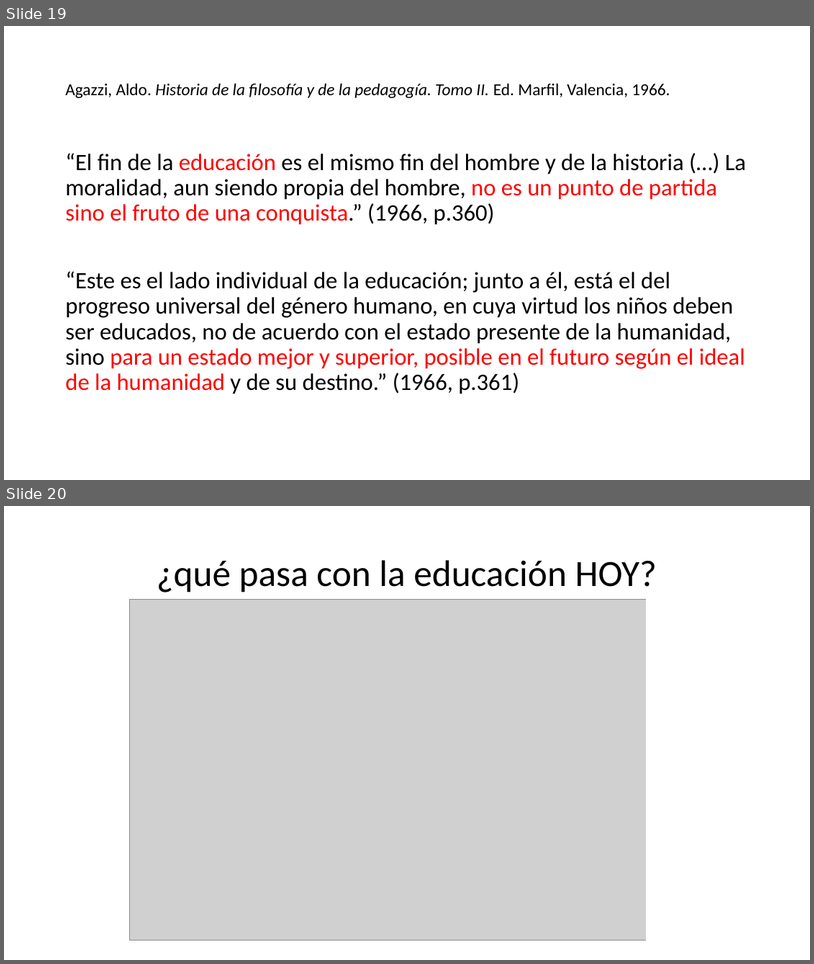
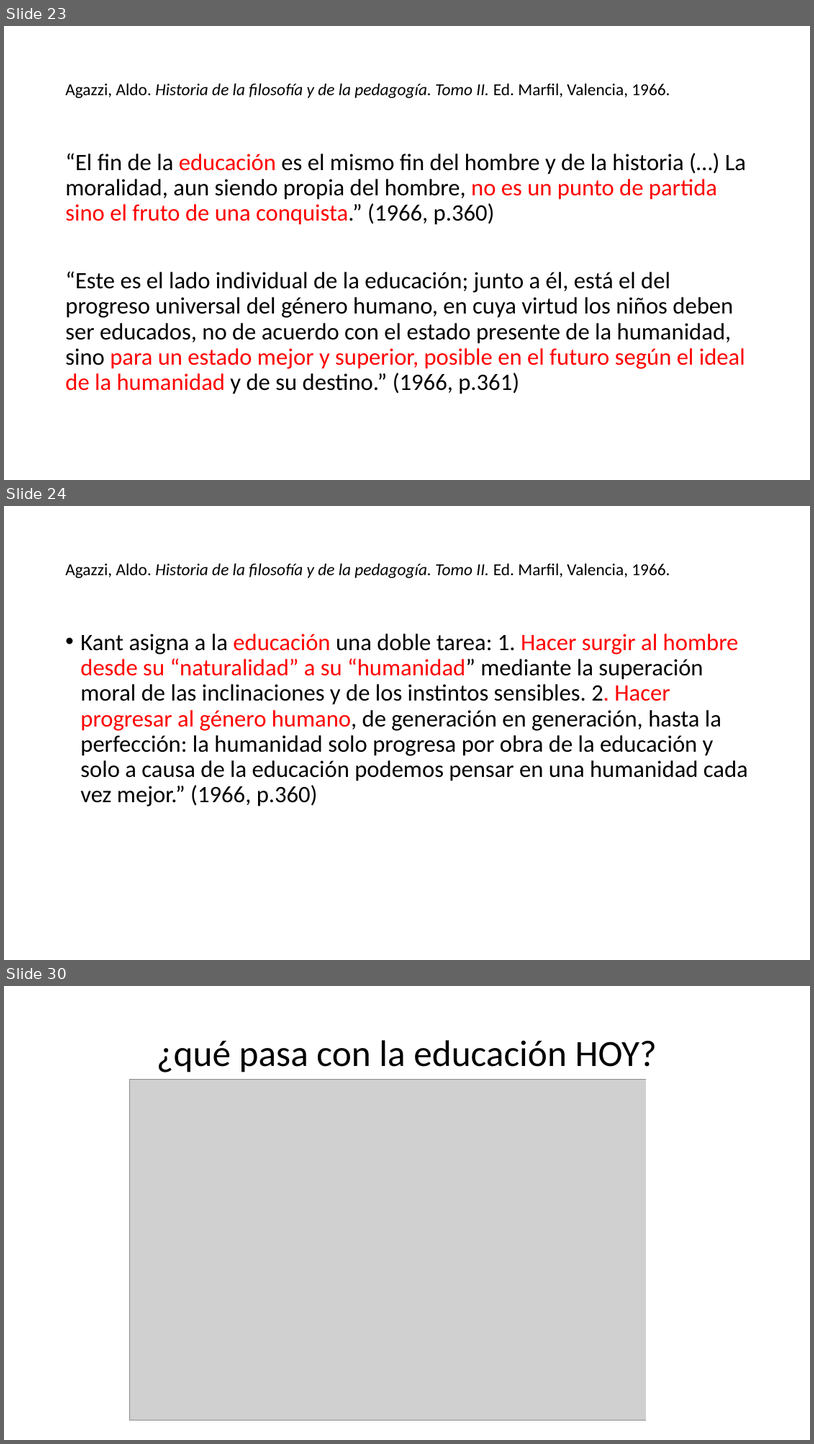
Before and after one commit to zaboltar/zaboltar.github.io, a slide deck: assets uarm/2023 1 UarmPCrit/Kant - ilustracion proyecto critico educacion.pptx. Shown one above the other, each under a label of ours: slides 19 and 20 before the commit, slides 23, 24 and 30 after it; the slides between them are not shown. The pictures are 814x964 and 814x1444 pixels, drawn with LibreOffice and Linux fonts; fonts in the diff are those of the drawing; grey boxes stand for pictures. Boxes give left, top, right and bottom in pixels: in the first picture for what was removed or moved away, otherwise in the second. Text is boxed around its words. In the diff, an @@ line names an element or a change of style, - is before the commit and + after.

```diff
--- a/assets uarm/2023 1 UarmPCrit/Kant - ilustracion proyecto critico educacion.pptx
+++ b/assets uarm/2023 1 UarmPCrit/Kant - ilustracion proyecto critico educacion.pptx
@@ slide 24 added at [4,506,810,960], background #FFFFFF @@
@@ title added at [65,563,670,578], 20 pt, text #000000, italic @@
+Agazzi, Aldo. Historia de la filosofía y de la pedagogía. Tomo II. Ed. Marfil, Valencia, 1966.
@@ text added at [80,633,748,806], 28 pt, text #000000 @@
+• Kant asigna a la educación una doble tarea: 1. Hacer surgir al hombre desde su “naturalidad” a su “humanidad” mediante la superación moral de las inclinaciones y de los instintos sensibles. 2. Hacer progresar al género humano, de generación en generación, hasta la perfección: la humanidad solo progresa por obra de la educación y solo a causa de la educación podemos pensar en una humanidad cada vez mejor.” (1966, p.360)
@@ what was slide 19 is now slide 23 @@
@@ what was slide 20 is now slide 30 @@
```
Also in this commit, not shown: 1 slide changed, 12 other slides added, 3 slides removed, 9 other files.
